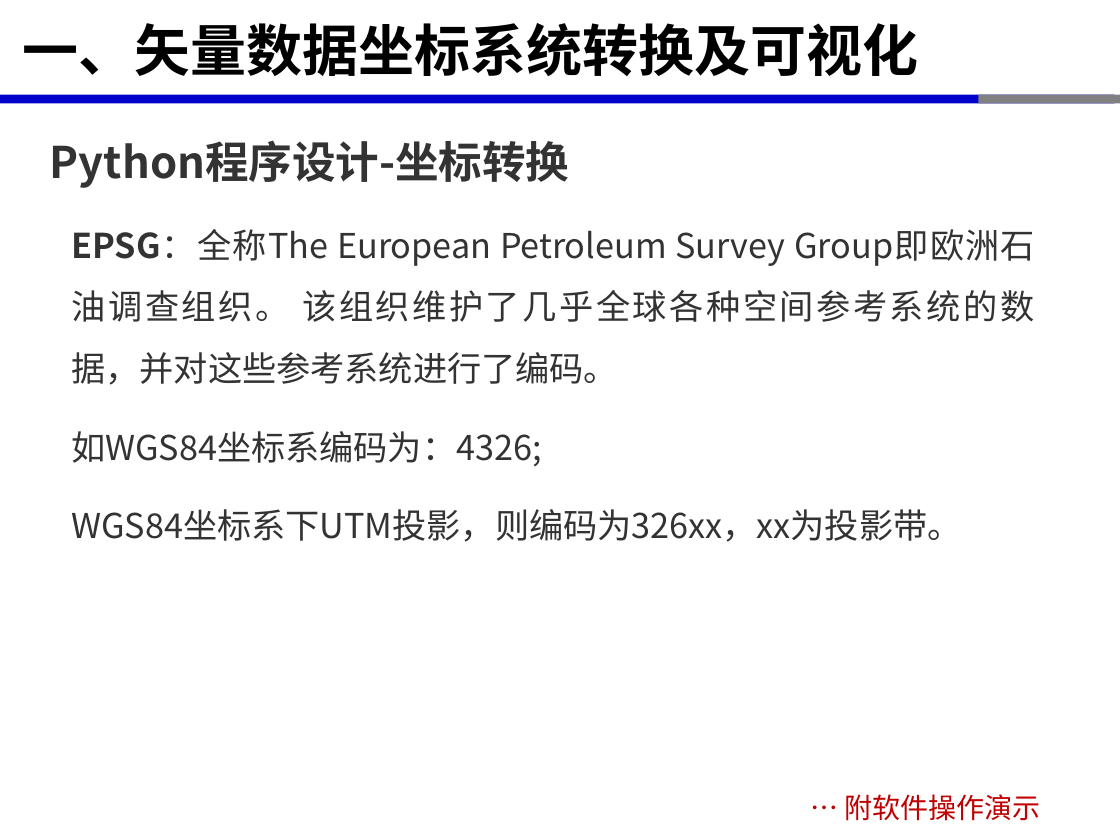
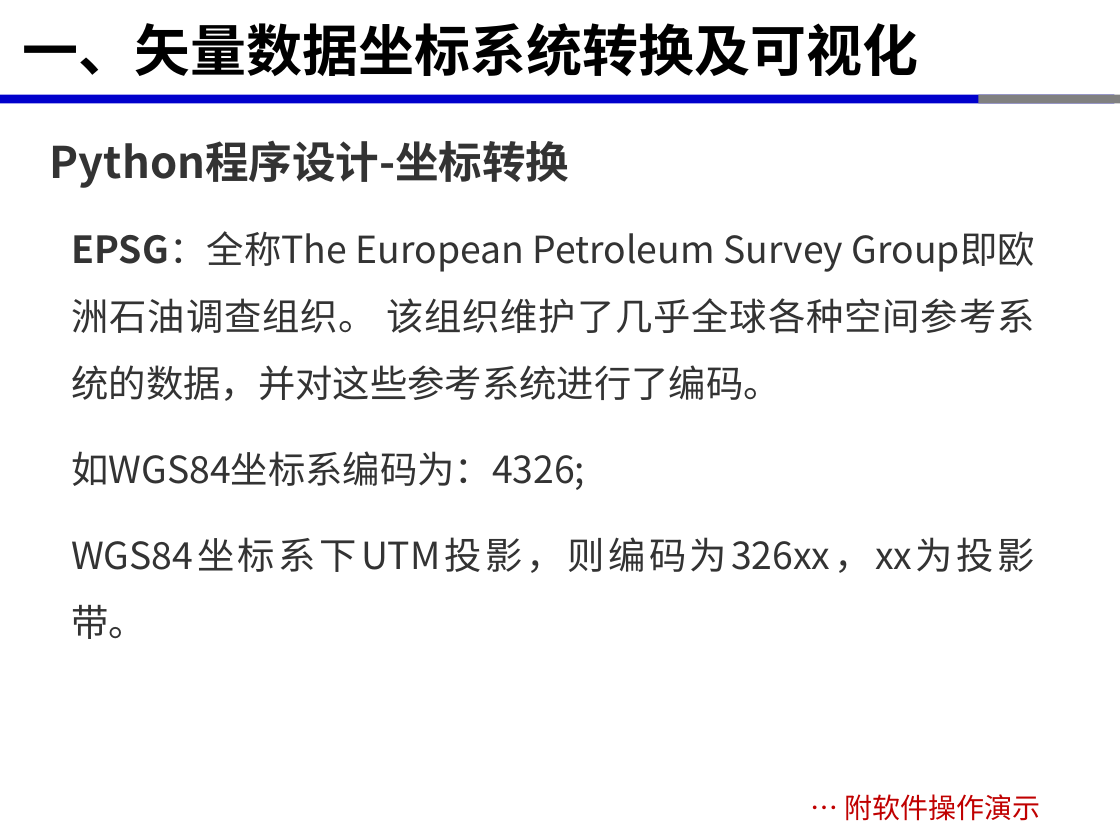
Before and after one commit to xinluo2018/spatial-data-processing, a slide deck: slide 6 of 第4章-空间参考与坐标转换/第2节-坐标转换及可视化.pptx. Drawn at 1120x840 pixels with LibreOffice and Linux fonts; fonts in the diff are those of the drawing. Boxes give left, top, right and bottom in pixels: in the first picture for what was removed or moved away, otherwise in the second. Text is boxed around its words. In the diff, an @@ line names an element or a change of style, - is before the commit and + after.

```diff
--- a/第4章-空间参考与坐标转换/第2节-坐标转换及可视化.pptx
+++ b/第4章-空间参考与坐标转换/第2节-坐标转换及可视化.pptx
@@ text "EPSG：全称The European Petroleum Survey Group即欧洲石油调查组织。 ..." at [71, 231, 1035, 573]: size 22 to 24 pt; more space between paragraphs @@
```
Also in this commit, not shown: 3 other slides changed, 2 slides removed, 11 other files.
